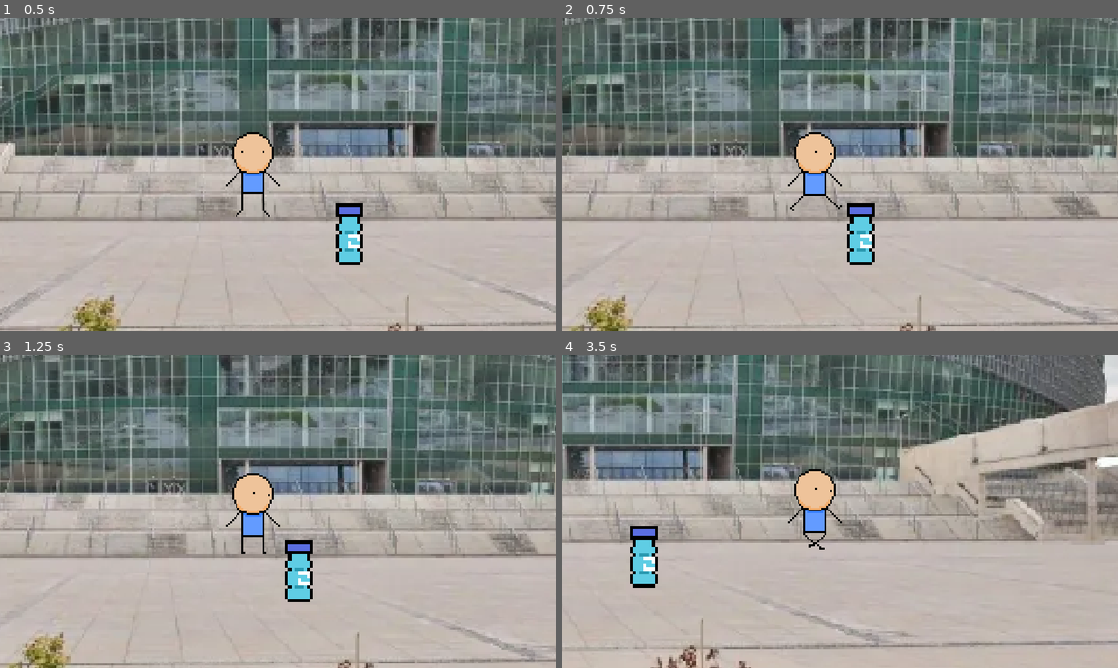
Above: before the commit, frames 1-4 (two rows, left to right).
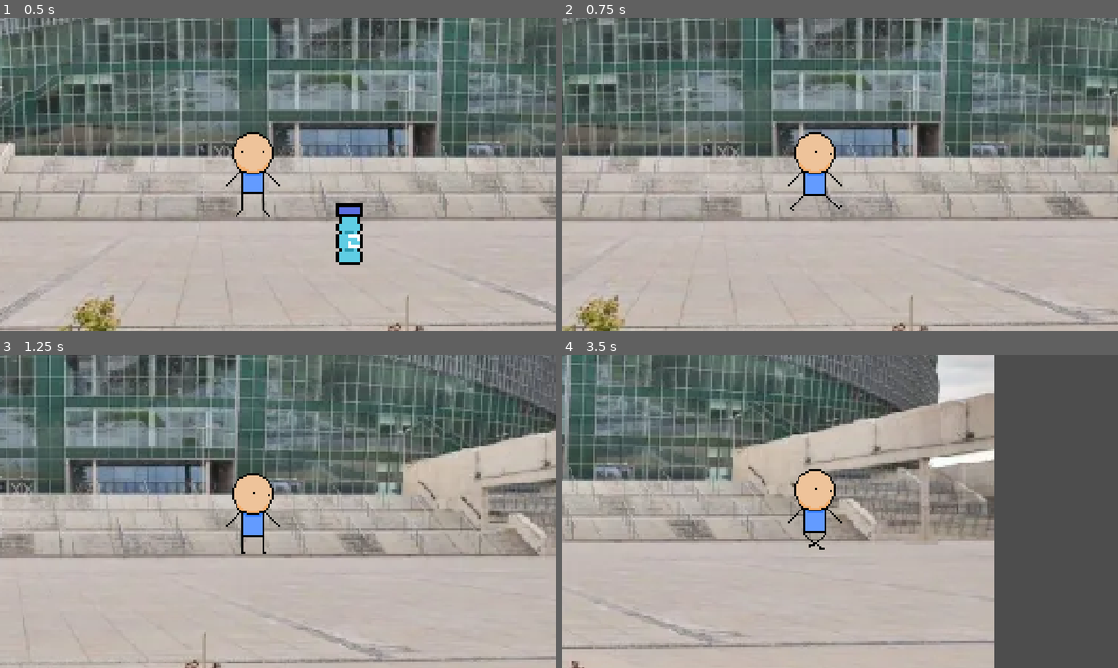
Above: after the commit, the same moments.

Repository: UBGC/quest_for_kaucja
Game: Godot game, scene res://level_2.tscn
The game is run twice, just before and just after one commit, with the same random seed, the same clock (stepped at 60 frames per second) and the same inputs. This scene is started directly instead of the project's main scene.
Inputs (mouse positions are in pixels of both pictures, inside the frame that each line leads up to):
- Up to frame 1 (0.5 s): no input
- Up to frame 2 (0.75 s): tap Enter at 0.5 s; move the mouse to (962, 158) at 0.52 s; hold D (Right) from 0.53 s (still down); hold Enter from 0.53 s (still down)
- Up to frame 3 (1.25 s): keep holding D (Right); keep holding Enter
- Up to frame 4 (3.5 s): move the mouse to (728, 527) at 1.27 s; release D (Right) at 1.28 s; release Enter at 1.28 s; hold S (Down) 1.28-2.03 s; tap Ctrl at 1.35 s; move the mouse to (895, 442) at 2.02 s; hold D (Right) 2.03-2.78 s; hold Shift 2.03-2.78 s; move the mouse to (812, 574) at 2.77 s; hold W (Up) from 2.78 s (still down); tap Enter at 2.85 s

Frame 1 is identical in both runs. In frame 2, 20% of the frame differs, in the area x 0-100%, y 0-100%; in frame 3, 37%; in frame 4, 51%.

Commit message:
ZBIEANIE BUTELEK

Diff:
--- a/bootle.tscn
+++ b/bootle.tscn
@@ -1,6 +1,10 @@
 [gd_scene format=3 uid="uid://sqc0235ofoob"]
 
 [ext_resource type="Texture2D" uid="uid://dv45s7sm8or8j" path="res://BottleSpriteSheet.png" id="1_gigqr"]
+[ext_resource type="Script" uid="uid://iyx2jn70ly3e" path="res://butelki.gd" id="1_q87ab"]
+
+[sub_resource type="RectangleShape2D" id="RectangleShape2D_rj586"]
+size = Vector2(40, 76)
 
 [sub_resource type="AtlasTexture" id="AtlasTexture_q87ab"]
 atlas = ExtResource("1_gigqr")
@@ -20,27 +24,25 @@
 [sub_resource type="RectangleShape2D" id="RectangleShape2D_6870t"]
 size = Vector2(34, 70)
 
-[sub_resource type="RectangleShape2D" id="RectangleShape2D_rj586"]
-size = Vector2(40, 76)
+[node name="Area2D" type="Area2D" unique_id=1294651031]
+collision_layer = 2
+collision_mask = 1
+script = ExtResource("1_q87ab")
 
-[node name="CharacterBody2D" type="CharacterBody2D" unique_id=1872648464]
+[node name="CollisionShape2D" type="CollisionShape2D" parent="." unique_id=837115166 groups=["bootle"]]
+light_mask = 2
+visibility_layer = 2
+position = Vector2(-2, 4)
+shape = SubResource("RectangleShape2D_rj586")
 
-[node name="AnimatedSprite2D" type="AnimatedSprite2D" parent="." unique_id=310657441]
+[node name="AnimatedSprite2D" type="AnimatedSprite2D" parent="." unique_id=76706737]
 position = Vector2(-1, 4)
 scale = Vector2(3.1923077, 3.5555553)
 sprite_frames = SubResource("SpriteFrames_c61l3")
 animation = &"bootle"
 
-[node name="CollisionShape2D" type="CollisionShape2D" parent="." unique_id=604640274]
+[node name="CollisionShape2D2" type="CollisionShape2D" parent="." unique_id=733262335]
 position = Vector2(-2, 4)
 shape = SubResource("RectangleShape2D_6870t")
 
-[node name="Area2D" type="Area2D" parent="." unique_id=1347757707]
-collision_layer = 2
-collision_mask = 2
-
-[node name="CollisionShape2D" type="CollisionShape2D" parent="Area2D" unique_id=294127758 groups=["bootle"]]
-light_mask = 2
-visibility_layer = 2
-position = Vector2(-2, 4)
-shape = SubResource("RectangleShape2D_rj586")
+[connection signal="body_entered" from="." to="." method="_on_body_entered"]
--- a/butelki.gd
+++ b/butelki.gd
@@ -82,5 +82,5 @@
 	return value
 
 
-func _on_body_entered(_body: Node2D) -> void:
+func _on_body_entered(_body: CharacterBody2D) -> void:
 	queue_free()
--- a/level_select.tscn
+++ b/level_select.tscn
@@ -23,6 +23,6 @@
 offset_bottom = 143.0
 
 [node name="Sprite2D" type="Sprite2D" parent="level2" unique_id=883501039]
-position = Vector2(49.500004, 50.999996)
-scale = Vector2(0.8333334, 0.8644067)
+position = Vector2(42.500015, 52.999992)
+scale = Vector2(1.0238096, 0.9661016)
 texture = ExtResource("2_vomi7")
